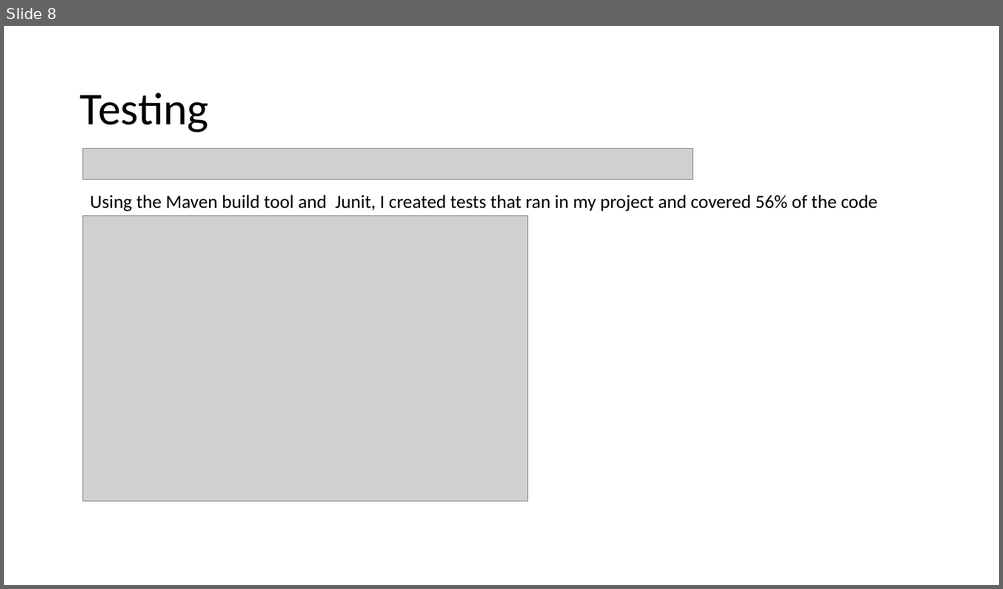
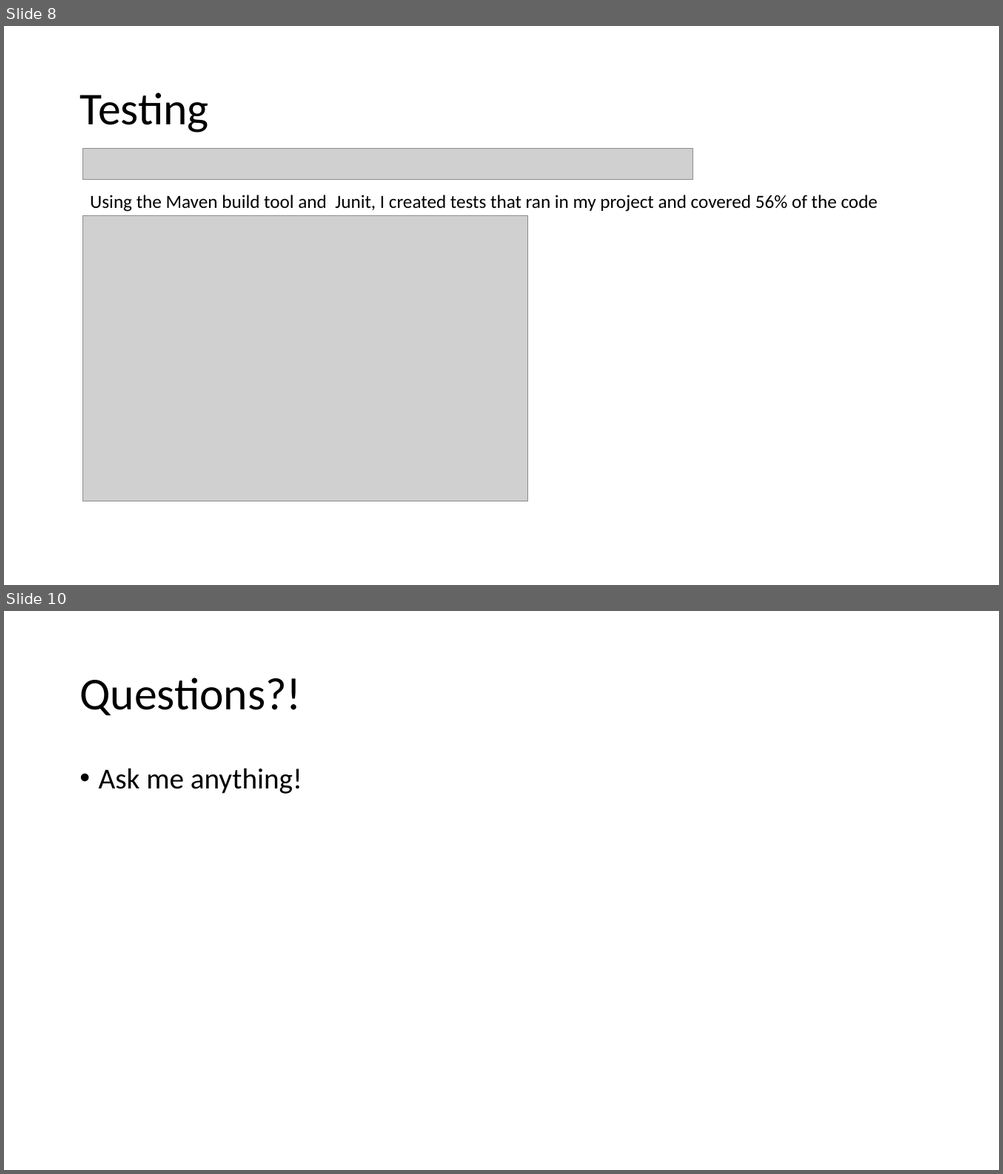
Before and after one commit to Adam-QA/IMS-Starter, a slide deck: documentation/IMS Project.pptx. Shown one above the other, each under a label of ours: slide 8 before the commit, slides 8 and 10 after it; the slides between them are not shown. The pictures are 1003x589 and 1003x1174 pixels, drawn with LibreOffice and Linux fonts; fonts in the diff are those of the drawing; grey boxes stand for pictures. Boxes give left, top, right and bottom in pixels: in the first picture for what was removed or moved away, otherwise in the second. Text is boxed around its words. In the diff, an @@ line names an element or a change of style, - is before the commit and + after.

```diff
--- a/documentation/IMS Project.pptx
+++ b/documentation/IMS Project.pptx
@@ slide 10 added at bbox=[4, 611, 999, 1170], background #FFFFFF @@
@@ title added at bbox=[79, 678, 301, 715], 44 pt, text #000000 @@
+Questions?!
@@ text added at bbox=[99, 768, 302, 794], 28 pt, text #000000 @@
+• Ask me anything!
```
Also in this commit, not shown: 1 other slide added, 1 other file.
